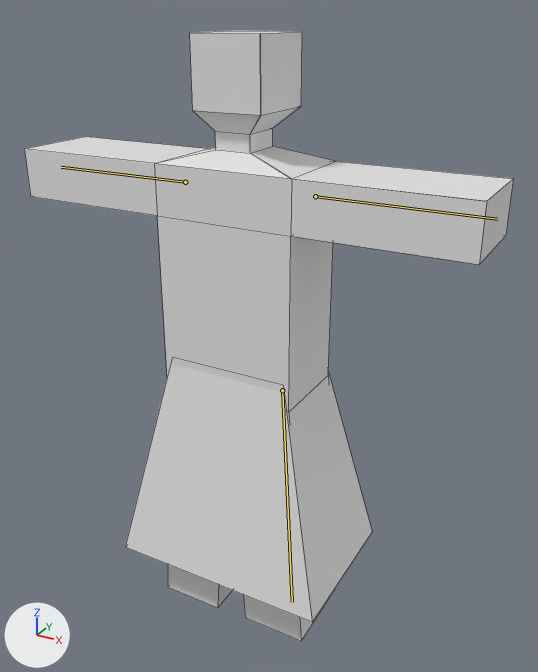
The Blender file models/human.blend, before and after one commit.
Both versions are drawn from a camera (50 mm lens) standing at (3.0, -5.08, 5.37) and looking at (0.25, -0.09, 2.88). Lighting does not change. The marker at lower left points along +X, +Y and +Z. The bones that change are drawn over the model as lines. Mesh edges are drawn as thin lines.

Objects in the first picture: 'Body', 'Robe'.
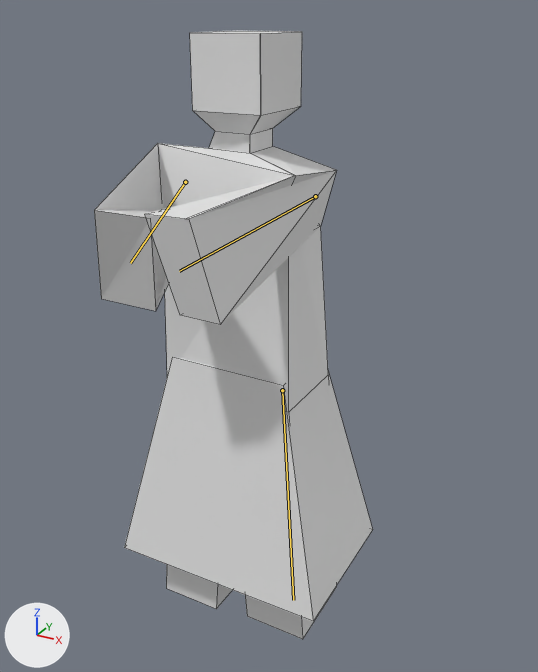
The newer file adds an action. The first version stands in its rest pose; the second is drawn at frame 1 of the action 'StandCrossbow'.

What differs and where, as boxes (x1, y1, x2, y2) in the pictures (538 x 672 px):
'Body', posed (50% narrower)
    before: (25, 30, 513, 641)
    after: (94, 30, 337, 639)
'Robe', posed
    before: (125, 364, 372, 622)
    after: (124, 357, 373, 621)
bone 'Bone.007', root to tip
    before: (315, 196) to (497, 219)
    after: (315, 196) to (179, 271)
bone 'Bone.009', root to tip
    before: (185, 182) to (61, 167)
    after: (185, 182) to (130, 263)
bone 'Bone.002', root to tip
    before: (282, 390) to (292, 602)
    after: (282, 390) to (293, 600)

What the commit changed:
Bone 'Bone.007' (bone_bone_007) turns from (0, 0, 0) to (80, 17, -84) degrees about its own x, y and z.
Bone 'Bone.009' (bone_bone_009) turns from (0, 0, 0) to (80, -19, 84) degrees about its own x, y and z.
Bone 'Bone.002' (bone_bone_002) turns from (0, 0, 0) to (0, 0, 1) degrees about its own x, y and z.
